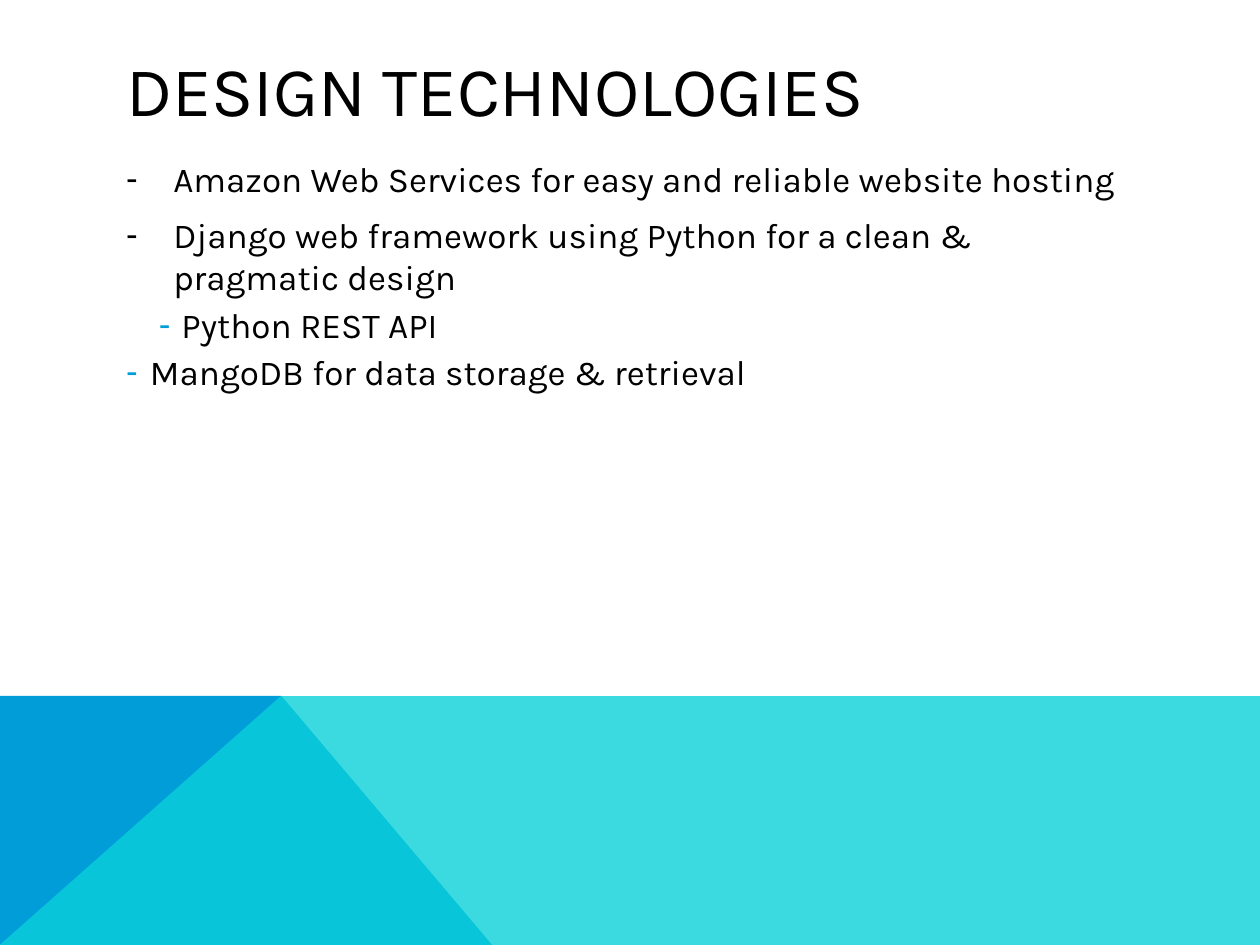
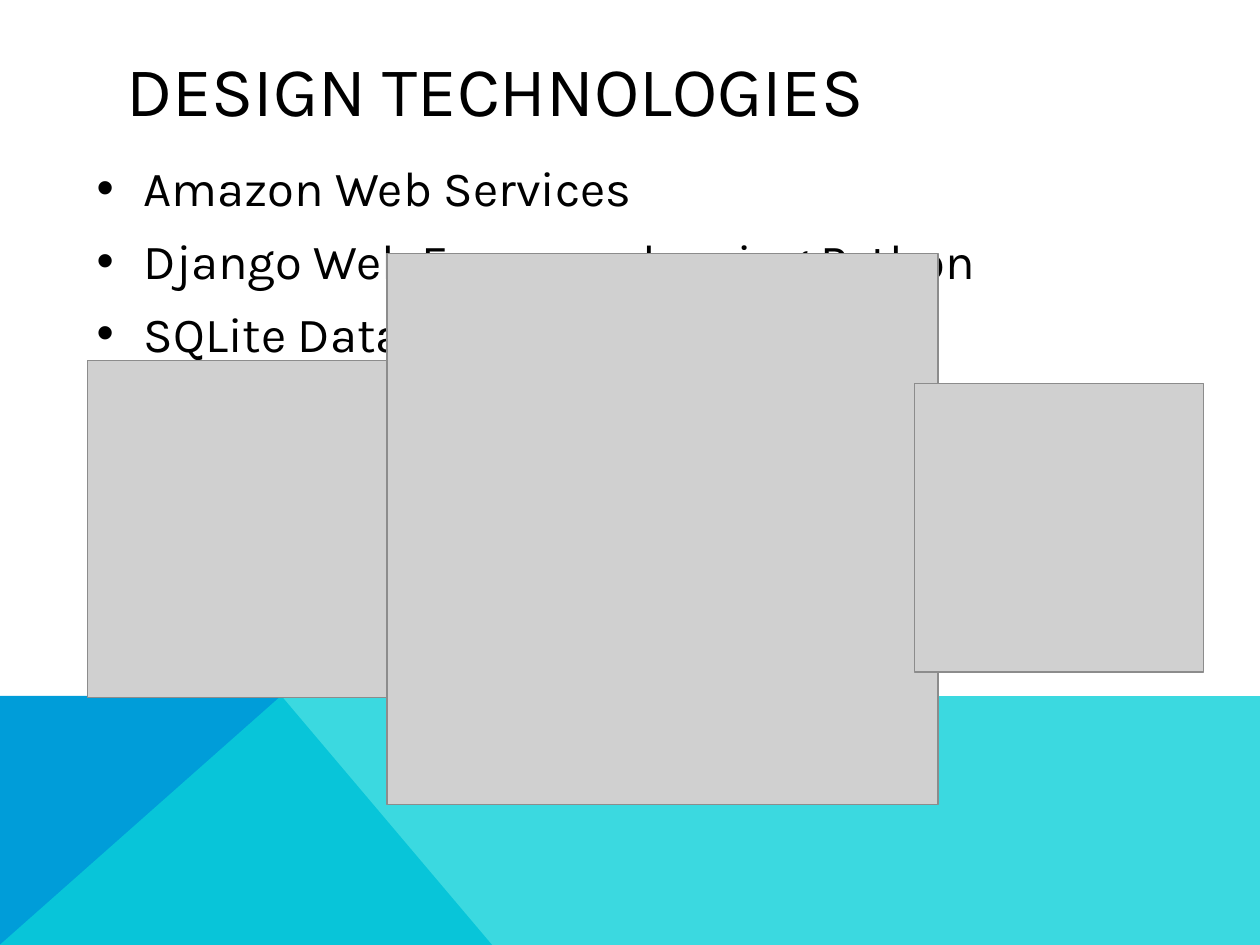
Before and after one commit to UMBC-CMSC447/Section-1-Team-3, a slide deck: slide 5 of Presentation/Final Presentation.pptx (slide 6 before the commit). Drawn at 1260x945 pixels with LibreOffice and Linux fonts; fonts in the diff are those of the drawing; grey boxes stand for pictures. Boxes give left, top, right and bottom in pixels: in the first picture for what was removed or moved away, otherwise in the second. Text is boxed around its words. In the diff, an @@ line names an element or a change of style, - is before the commit and + after.

Commit message:
changes made to presentation

```diff
--- a/Presentation/Final Presentation.pptx
+++ b/Presentation/Final Presentation.pptx
@@ text at (x1=144, y1=172, x2=975, y2=364): text changed; size 20 to 28 pt @@
-– Amazon Web Services for easy and reliable website hosting
-– Django web framework using Python for a clean & pragmatic design
-    – Python REST API
-  – MangoDB for data storage & retrieval
+• Amazon Web Services
+• Django Web Framework using Python
+• SQLite Database
@@ picture added at (x1=387, y1=253, x2=939, y2=805) @@
@@ picture added at (x1=87, y1=360, x2=425, y2=698) @@
@@ picture added at (x1=915, y1=383, x2=1203, y2=672) @@
```
Also in this commit, not shown: 1 other slide changed, 2 slides added, 4 slides removed.
